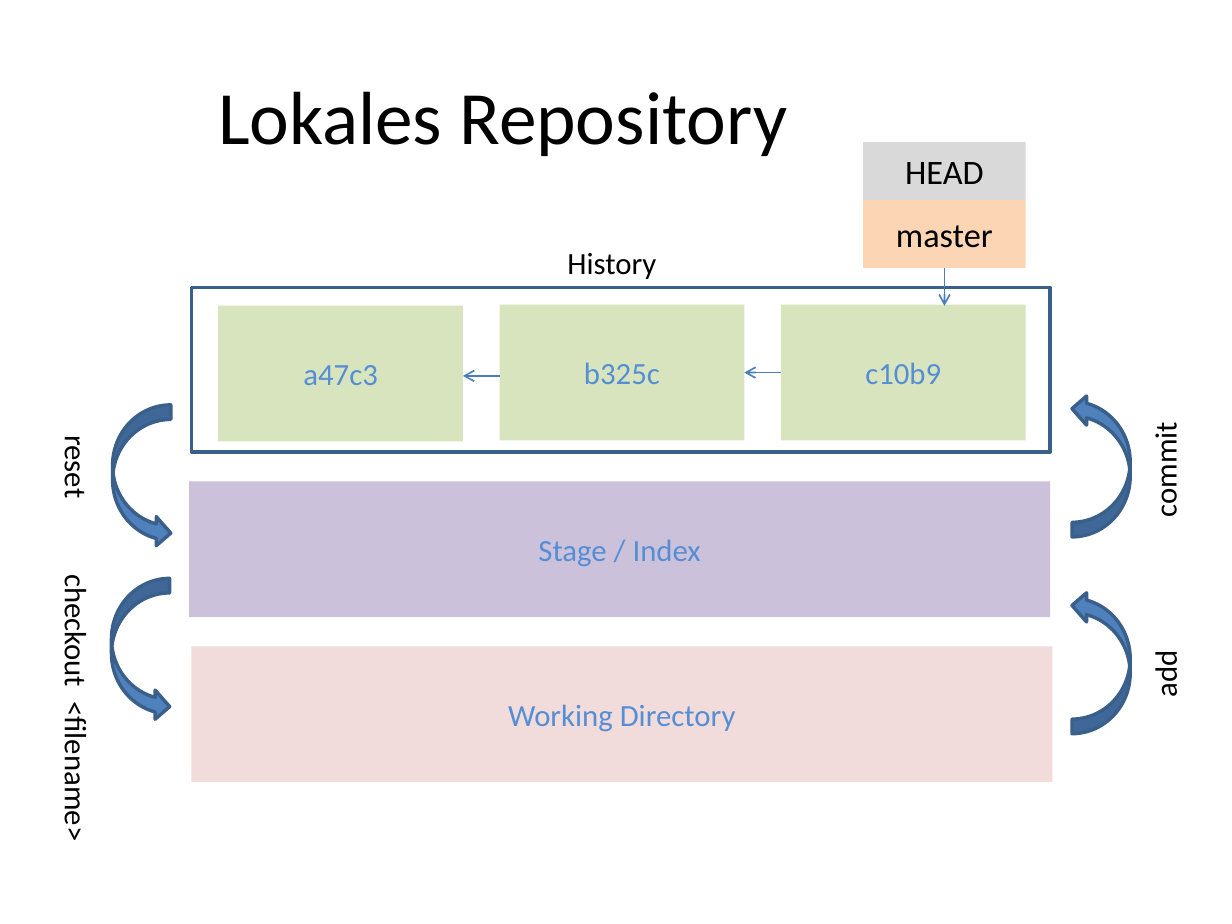
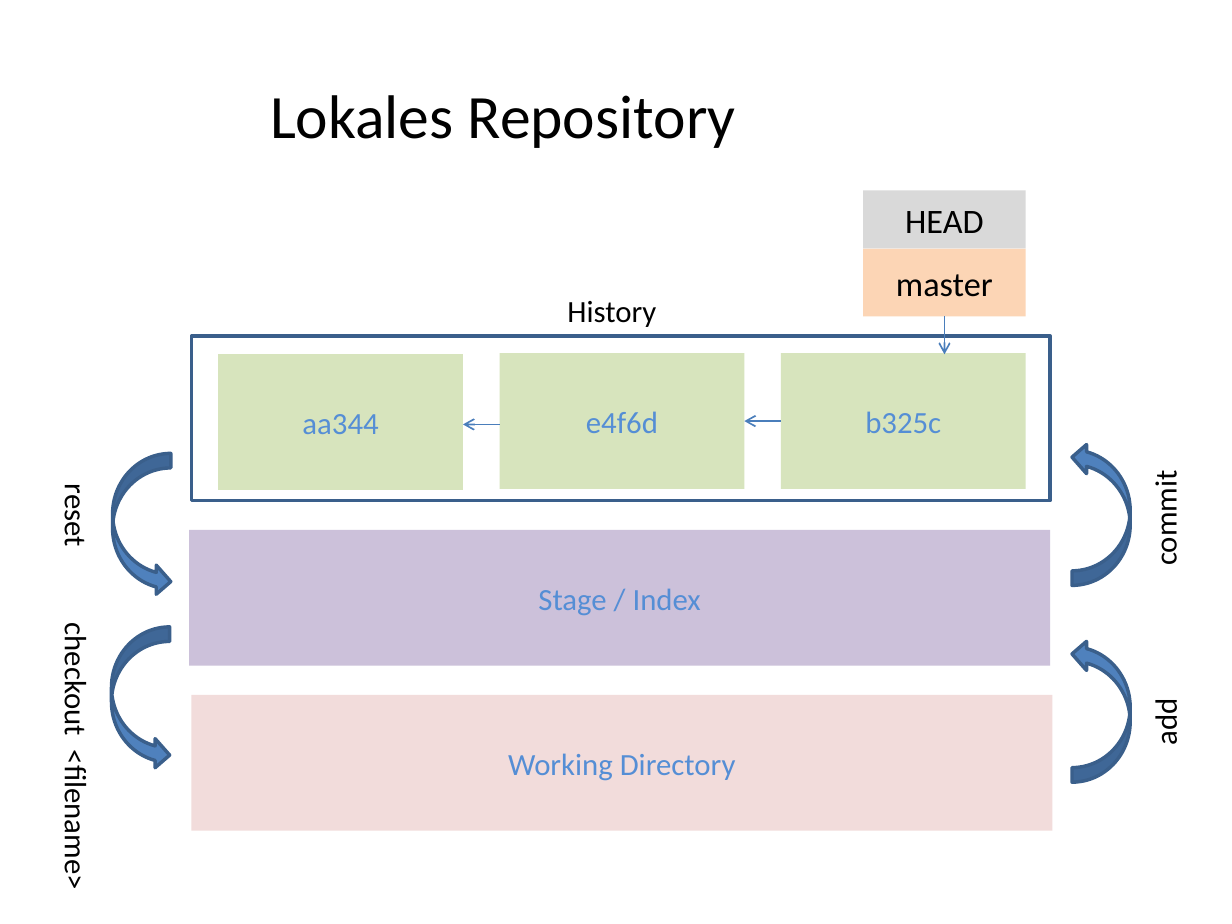
Before and after one commit to kotlincook/gitplayground, a slide deck: slide 34 of GIT.pptx (slide 22 before the commit). Drawn at 1232x924 pixels with LibreOffice and Linux fonts; fonts in the diff are those of the drawing. Boxes give left, top, right and bottom in pixels: in the first picture for what was removed or moved away, otherwise in the second. Text is boxed around its words. In the diff, an @@ line names an element or a change of style, - is before the commit and + after.

```diff
--- a/GIT.pptx
+++ b/GIT.pptx
@@ title "Lokales Repository" at (x1=270, y1=95, x2=736, y2=148): size 44 to 36 pt @@
@@ rectangle removed at (x1=781, y1=304, x2=1026, y2=440) @@
-c10b9
@@ 6 rectangles, 5 texts, 4 curved right arrows, 3 arrows moved together from (x1=57, y1=142, x2=1185, y2=837) to (x1=57, y1=191, x2=1185, y2=886) @@
@@ rectangle added at (x1=500, y1=354, x2=745, y2=489), fill #D7E4BD, 18 pt, text #558ED5 @@
+e4f6d
@@ rectangle "b325c" moved from (x1=500, y1=304, x2=745, y2=440) to (x1=781, y1=354, x2=1026, y2=489) @@
@@ text in rectangle at (x1=302, y1=414, x2=378, y2=434): text changed @@
-a47c3
+aa344
```
Also in this commit, not shown: 22 other slides changed, 11 slides added, 1 other file.
